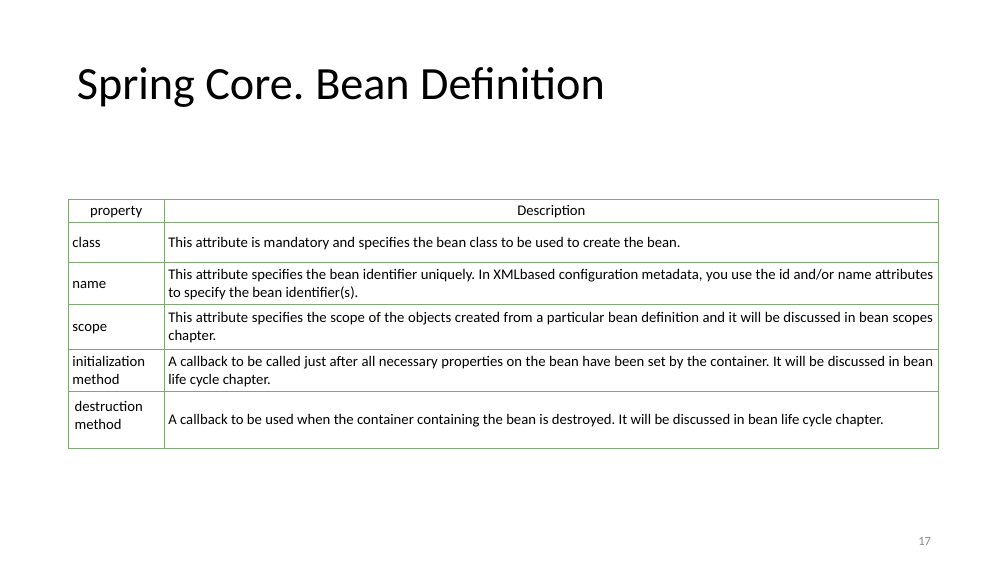
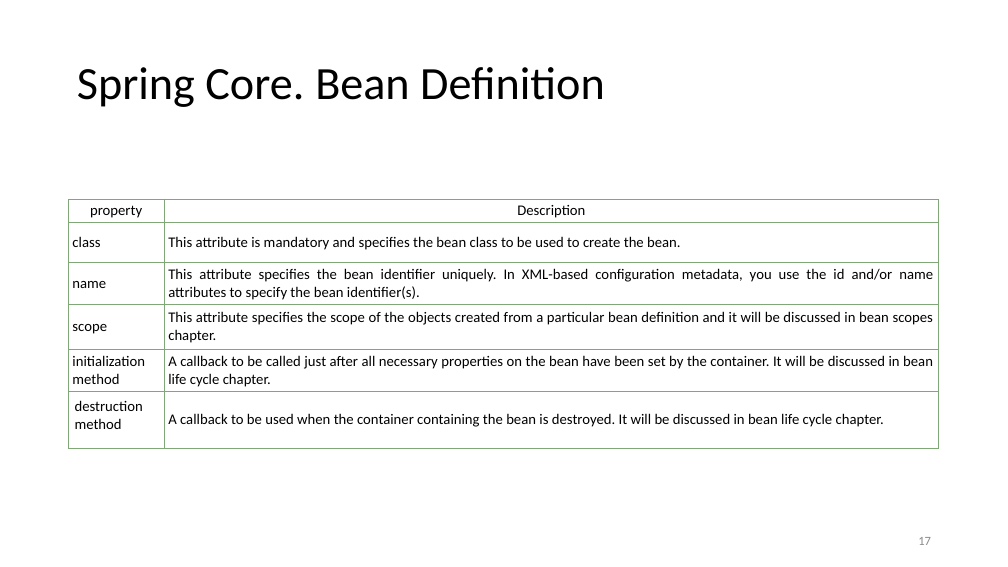
Before and after one commit to brahinets/GeekHub-J4W-8, a slide deck: slide 17 of Lectures/Lesson 15 - Spring Framework.pptx. Drawn at 1008x567 pixels with LibreOffice and Linux fonts; fonts in the diff are those of the drawing. Boxes give left, top, right and bottom in pixels: in the first picture for what was removed or moved away, otherwise in the second. Text is boxed around its words. In the diff, an @@ line names an element or a change of style, - is before the commit and + after.

```diff
--- a/Lectures/Lesson 15 - Spring Framework.pptx
+++ b/Lectures/Lesson 15 - Spring Framework.pptx
@@ table at (x1=68, y1=199, x2=938, y2=447) @@
-row 3, column 2: This attribute specifies the bean identifier uniquely. In XMLbased configuration metadata, you use the id and/or name attributes to specify the bean identifier(s).
+row 3, column 2: This attribute specifies the bean identifier uniquely. In XML-based configuration metadata, you use the id and/or name attributes to specify the bean identifier(s).
```
Also in this commit, not shown: 7 other slides changed, 1 slide added, 1 slide removed.
